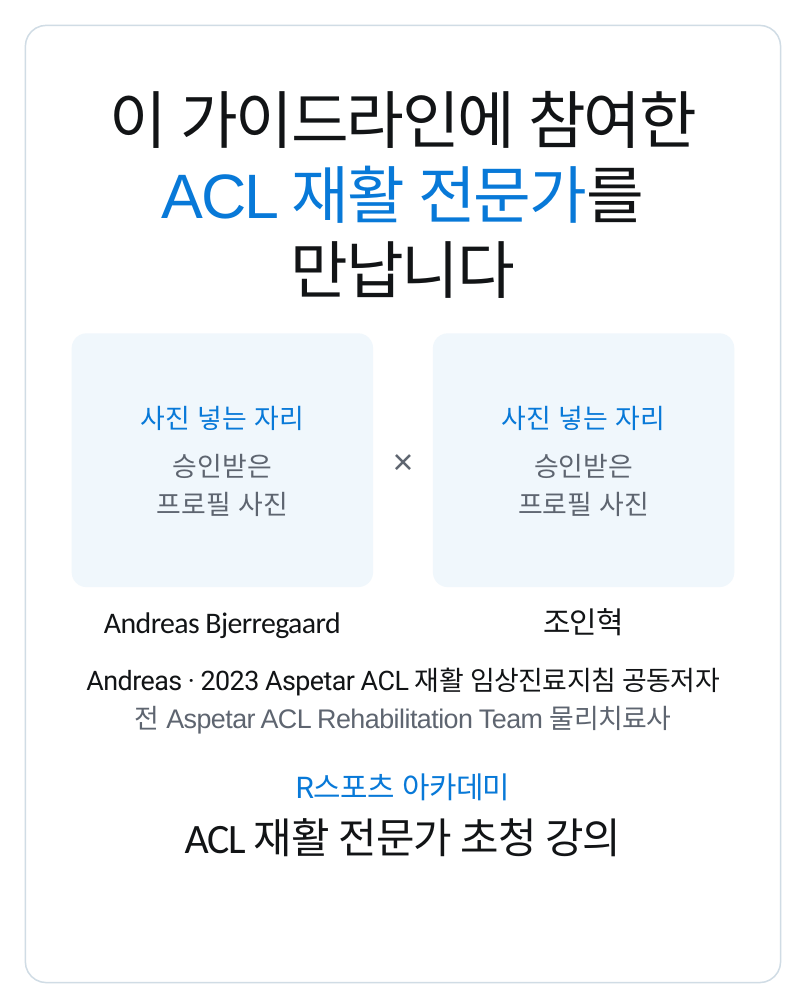
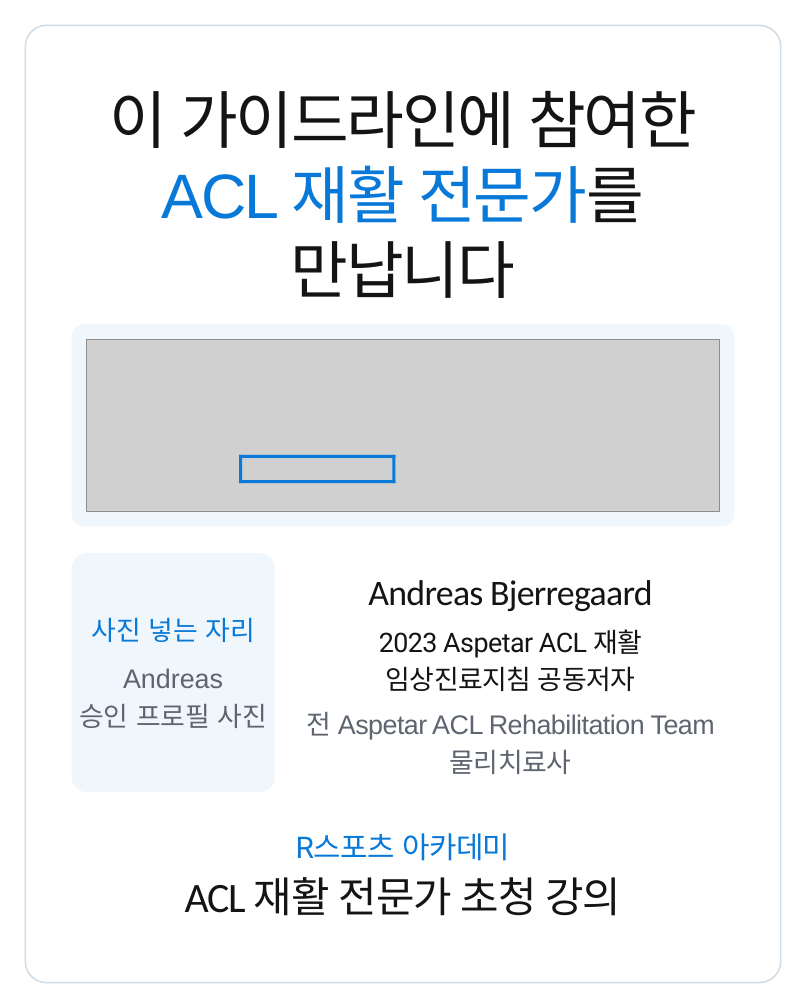
Before and after one commit to js920915-cyber/New-box, a slide deck: slide 6 of content/acl-hop-distance-knee-work/adobe-express/acl-hop-distance-knee-work-express.pptx. Drawn at 806x1008 pixels with LibreOffice and Linux fonts; fonts in the diff are those of the drawing; grey boxes stand for pictures. Boxes give left, top, right and bottom in pixels: in the first picture for what was removed or moved away, otherwise in the second. Text is boxed around its words. In the diff, an @@ line names an element or a change of style, - is before the commit and + after.

```diff
--- a/content/acl-hop-distance-knee-work/adobe-express/acl-hop-distance-knee-work-express.pptx
+++ b/content/acl-hop-distance-knee-work/adobe-express/acl-hop-distance-knee-work-express.pptx
@@ rounded rectangle: place and size @@
-rounded rectangle at <box>72,333,373,587</box>
+rounded rectangle at <box>72,324,734,526</box>
@@ picture added at <box>87,339,719,511</box> @@
@@ rounded rectangle removed at <box>433,333,734,587</box> @@
@@ text removed at <box>502,405,665,430</box> @@
-사진 넣는 자리
@@ text removed at <box>340,438,466,481</box> @@
-×
@@ text removed at <box>173,454,272,478</box> @@
-승인받은
@@ rectangle added at <box>239,455,395,458</box>, fill #0879D8 @@
@@ rectangle added at <box>239,455,242,483</box>, fill #0879D8 @@
@@ rectangle added at <box>393,455,395,483</box>, fill #0879D8 @@
@@ text removed at <box>534,454,633,478</box> @@
-승인받은
@@ rectangle added at <box>239,480,395,483</box>, fill #0879D8 @@
@@ text removed at <box>518,492,649,516</box> @@
-프로필 사진
@@ rounded rectangle added at <box>72,553,274,792</box>, fill #F0F7FC @@
@@ text "Andreas Bjerregaard": place and size @@
-text "Andreas Bjerregaard" at <box>104,612,340,638</box>
+text "Andreas Bjerregaard" at <box>368,580,652,611</box>
@@ text "Andreas Bjerregaard" at <box>368,580,652,611</box>: size 30 to 36 pt, letter spacing -0.6 to -0.7 pt @@
@@ text "사진 넣는 자리": place and size @@
-text "사진 넣는 자리" at <box>141,405,304,430</box>
+text "사진 넣는 자리" at <box>91,617,254,642</box>
@@ text added at <box>379,629,642,658</box>, 27 pt, text #121416 @@
+2023 Aspetar ACL 재활
@@ text removed at <box>543,608,624,636</box> @@
-조인혁
@@ text added at <box>123,668,223,688</box>, 27 pt, text #5E6570 @@
+Andreas
@@ text at <box>386,666,635,691</box>: text changed @@
-Andreas · 2023 Aspetar ACL 재활 임상진료지침 공동저자
+임상진료지침 공동저자
@@ text at <box>79,704,267,728</box>: text changed @@
-프로필 사진
+승인 프로필 사진
@@ text at <box>306,712,715,739</box>: text changed @@
-전 Aspetar ACL Rehabilitation Team 물리치료사
+전 Aspetar ACL Rehabilitation Team
@@ text added at <box>450,750,572,774</box>, 27 pt, text #5E6570 @@
+물리치료사
@@ text "R스포츠 아카데미": place and size @@
-text "R스포츠 아카데미" at <box>296,773,510,801</box>
+text "R스포츠 아카데미" at <box>296,833,510,861</box>
@@ text "ACL 재활 전문가 초청 강의": place and size @@
-text "ACL 재활 전문가 초청 강의" at <box>185,818,622,857</box>
+text "ACL 재활 전문가 초청 강의" at <box>185,877,622,916</box>
```
Also in this commit, not shown: 4 other slides changed, 53 other files.
